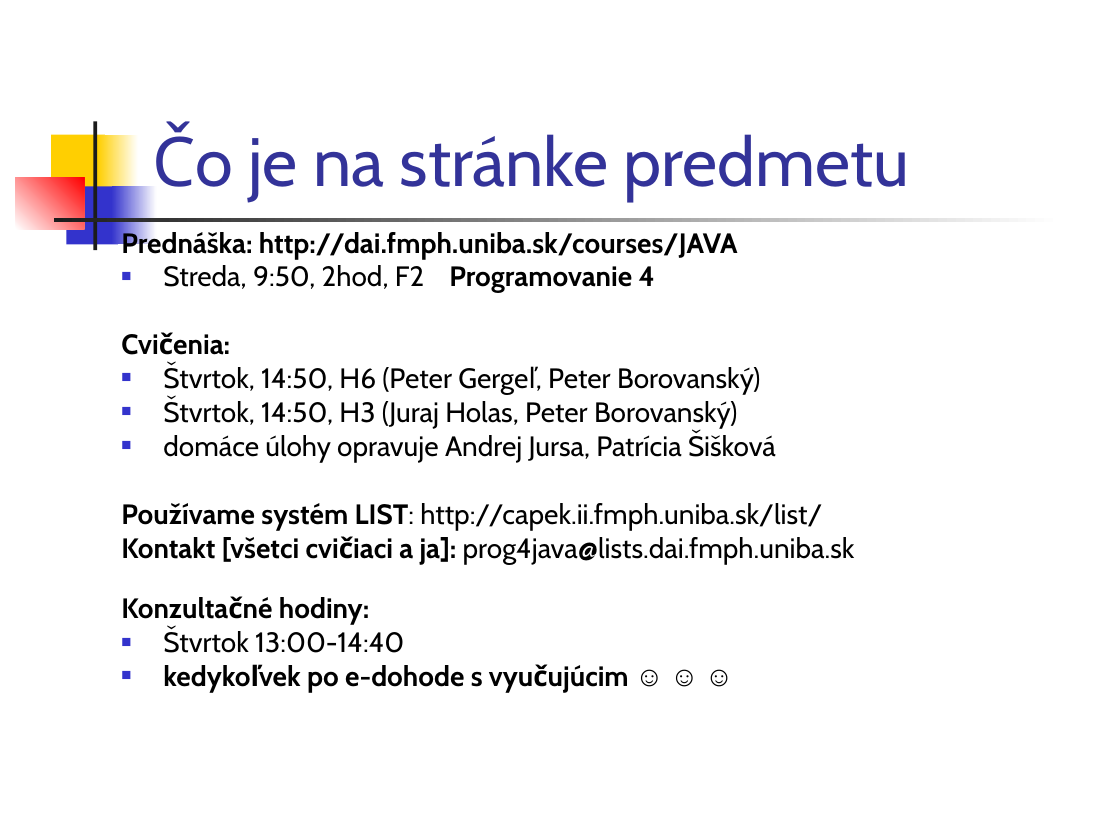
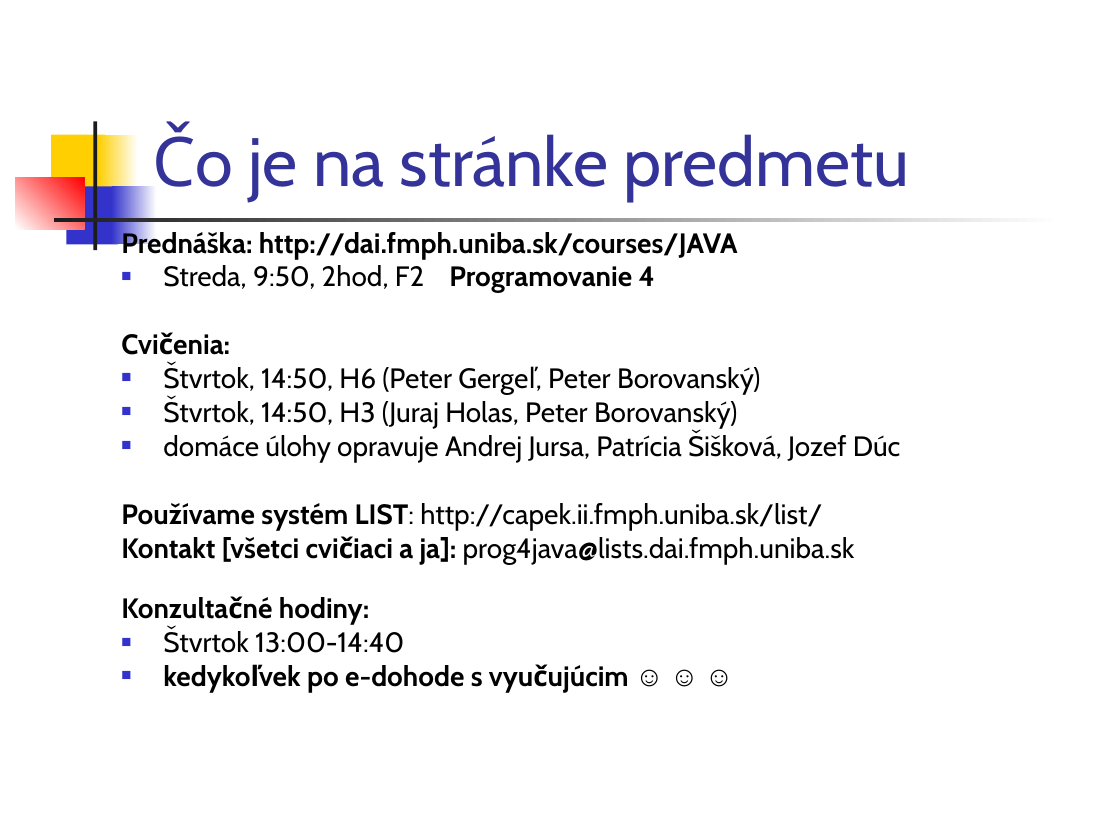
Before and after one commit to Programovanie4/Prednasky, a slide deck: slide 2 of 01/01_java.ppt. Drawn at 1120x840 pixels with LibreOffice and Linux fonts; fonts in the diff are those of the drawing. Boxes give left, top, right and bottom in pixels: in the first picture for what was removed or moved away, otherwise in the second. Text is boxed around its words. In the diff, an @@ line names an element or a change of style, - is before the commit and + after.

```diff
--- a/01/01_java.ppt
+++ b/01/01_java.ppt
@@ text at (163, 432, 901, 462): text changed @@
-■ domáce úlohy opravuje Andrej Jursa, Patrícia Šišková
+■ domáce úlohy opravuje Andrej Jursa, Patrícia Šišková, Jozef Dúc
```
Also in this commit, not shown: 12 other slides changed, 1 other file.
